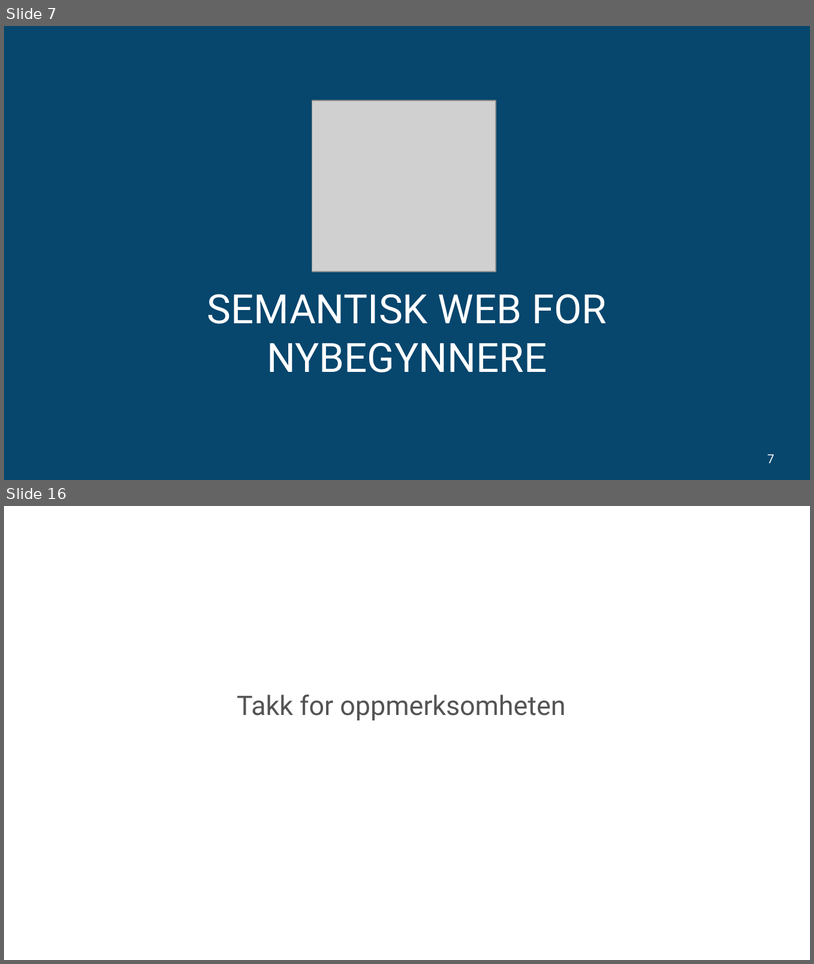
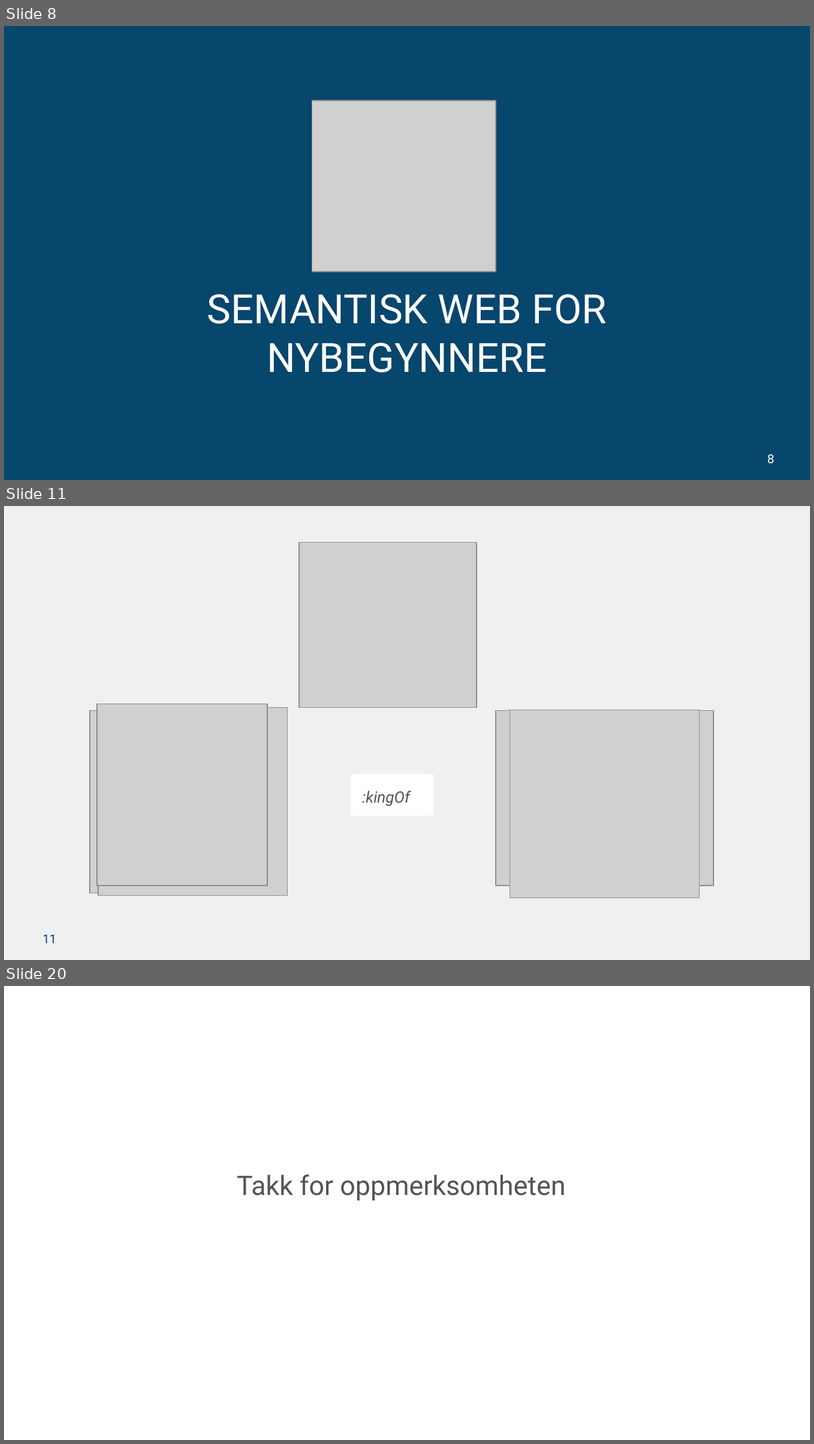
Before and after one commit to ttessem/SemWebKurs, a slide deck: SemWebKursUiB.pptx. Shown one above the other, each under a label of ours: slides 7 and 16 before the commit, slides 8, 11 and 20 after it; the slides between them are not shown. The pictures are 814x964 and 814x1444 pixels, drawn with LibreOffice and Linux fonts; fonts in the diff are those of the drawing; grey boxes stand for pictures; background and template pictures are left out. Boxes give left, top, right and bottom in pixels: in the first picture for what was removed or moved away, otherwise in the second. Text is boxed around its words. In the diff, an @@ line names an element or a change of style, - is before the commit and + after.

```diff
--- a/SemWebKursUiB.pptx
+++ b/SemWebKursUiB.pptx
@@ slide 11 added at <box>4,506,810,960</box>, background #F0F0F2 @@
@@ picture added at <box>299,542,477,708</box> @@
@@ picture added at <box>97,703,267,885</box> @@
@@ picture added at <box>89,711,285,893</box> @@
@@ picture added at <box>98,708,288,895</box> @@
@@ picture added at <box>496,711,714,886</box> @@
@@ picture added at <box>510,710,700,898</box> @@
@@ rectangle added at <box>351,774,431,815</box>, fill #FFFFFF, 14 pt, text #545454, italic @@
+:livesIn
@@ rectangle added at <box>351,774,431,815</box>, fill #FFFFFF, 14 pt, text #545454, italic @@
+:kingOf
@@ rectangle added at <box>353,774,423,815</box>, fill #FFFFFF, 14 pt, text #545454, italic @@
+:loves
@@ rectangle added at <box>354,774,434,815</box>, fill #FFFFFF, 14 pt, text #545454, italic @@
+:partOf
@@ page number added at <box>42,934,56,943</box>, 11 pt, text #07466D @@
+11
@@ what was slide 7 is now slide 8 @@
@@ page number at <box>768,454,775,463</box>: text changed @@
-7
+8
@@ what was slide 16 is now slide 20 @@
```
Also in this commit, not shown: 1 slide changed, 14 other slides added, 11 slides removed, 13 other files.
